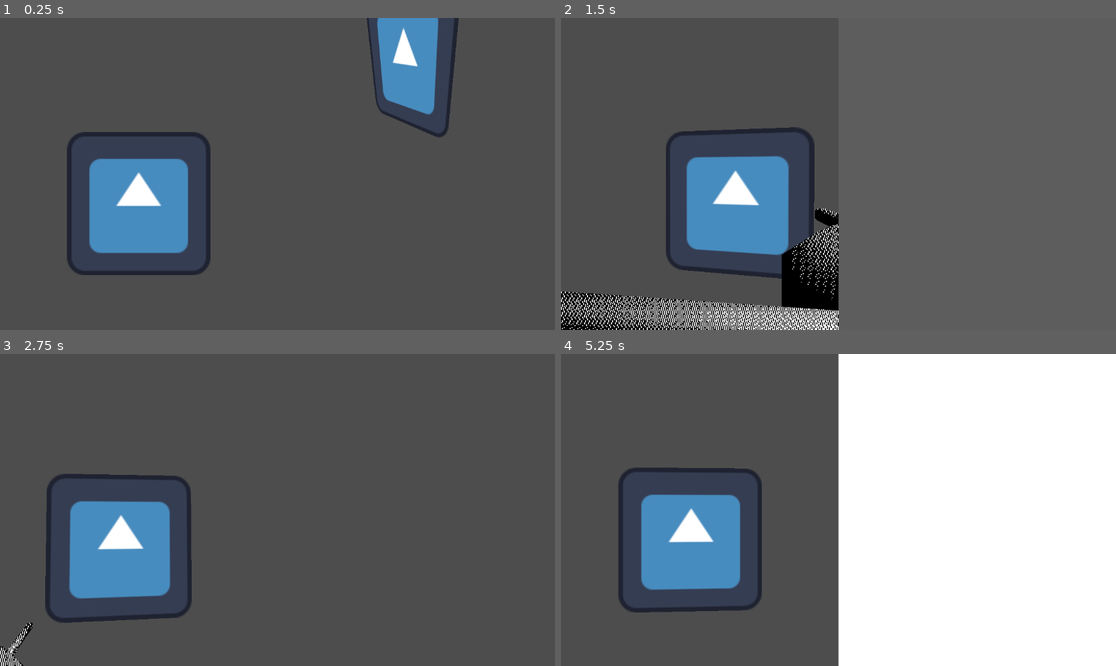
Above: before the commit, frames 1-4 (two rows, left to right).
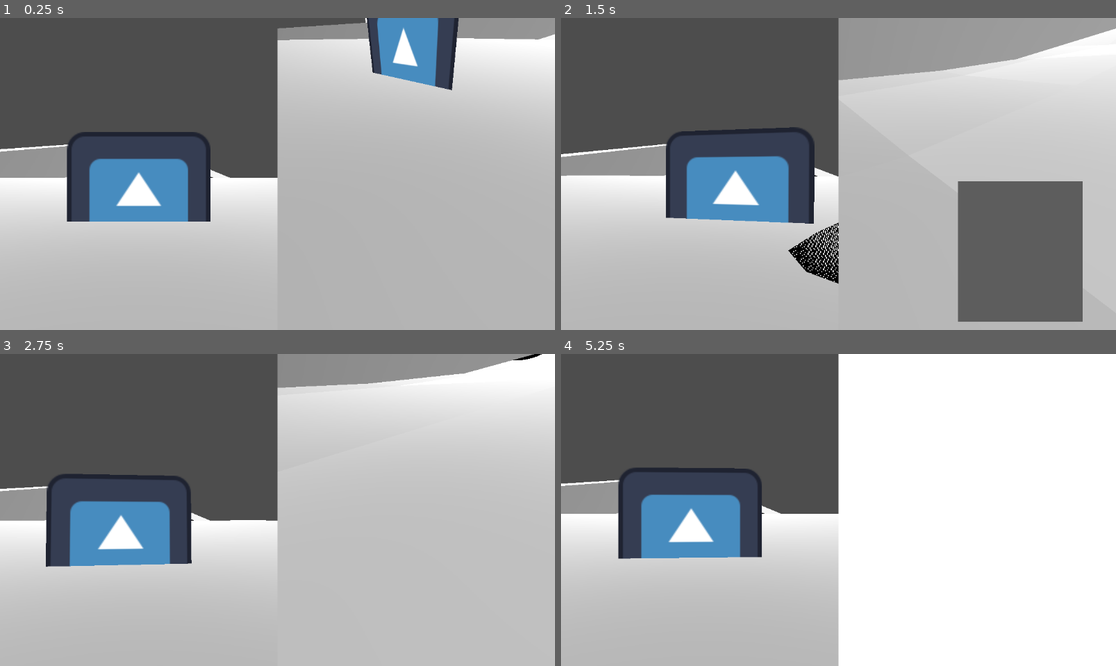
Above: after the commit, the same moments.

Repository: Just-a-Bee/bigfoot
Game: Godot game, scene res://UI Scenes/main.tscn
Same seed, same stepped clock (60 frames per second), same inputs: the game is played once before the commit and once after it. The engine's default icon, where the game draws it, is replaced by a stand-in: a white triangle on a blue panel in a dark square.
Inputs (mouse positions are in pixels of both pictures, inside the frame that each line leads up to):
- Up to frame 1 (0.25 s): no input
- Up to frame 2 (1.5 s): move the mouse to (866, 174) at 0.52 s; hold Space (drone_picture) 0.53-1.28 s; hold W (drone_forward) from 0.53 s (still down); click (866, 174) at 0.67 s; move the mouse to (810, 174) at 1.27 s; click (810, 174) at 1.35 s
- Up to frame 3 (2.75 s): keep holding W (drone_forward); move the mouse to (288, 503) at 2.02 s; hold Space (drone_picture) from 2.03 s (still down)
- Up to frame 4 (5.25 s): keep holding W (drone_forward); move the mouse to (832, 516) at 2.77 s; release Space (drone_picture) at 2.78 s; click (832, 516) at 2.85 s; move the mouse to (877, 513) at 3.52 s; hold Space (drone_picture) 3.53-4.28 s; move the mouse to (794, 506) at 4.27 s; click (794, 506) at 4.35 s; move the mouse to (844, 510) at 5.02 s; hold Space (drone_picture) from 5.03 s (still down); click (844, 510) at 5.17 s

The runs differ from the first frame. In frame 1, 69% of the frame differs, in the area x 0-100%, y 0-100%; in frame 2, 61%; in frame 3, 71%; in frame 4, 22%.

Commit message:
add 3d world scene

Diff:
--- /dev/null
+++ b/3d/3d_world.tscn
@@ -0,0 +1,12 @@
+[gd_scene load_steps=2 format=3 uid="uid://kwp0ri53mvdy"]
+
+[ext_resource type="PackedScene" uid="uid://bsbnwoa3r8w6n" path="res://3d/models/environment.glb" id="1_smo4r"]
+
+[node name="3d world" type="Node3D"]
+transform = Transform3D(1, 0, 0, 0, 1, 0, 0, 0, 1, 0, 10.4662, 6.84407)
+
+[node name="environment" parent="." instance=ExtResource("1_smo4r")]
+transform = Transform3D(1, 0, 0, 0, 1, 0, 0, 0, 1, 0, -15.7791, -31.5828)
+
+[node name="DirectionalLight3D" type="DirectionalLight3D" parent="."]
+transform = Transform3D(1, 0, 0, 0, 0.908238, 0.418454, 0, -0.418454, 0.908238, 0, 0, 0)
--- a/UI Scenes/main.tscn
+++ b/UI Scenes/main.tscn
@@ -1,9 +1,10 @@
-[gd_scene load_steps=11 format=3 uid="uid://c1gv7l3uecjlx"]
+[gd_scene load_steps=12 format=3 uid="uid://c1gv7l3uecjlx"]
 
 [ext_resource type="Texture2D" uid="uid://cm162jcpuu572" path="res://icon.svg" id="1_4x1cm"]
 [ext_resource type="Script" path="res://UI Scenes/main.gd" id="1_s1t7p"]
 [ext_resource type="PackedScene" uid="uid://blec0c2uc3qc6" path="res://Actors/drone.tscn" id="2_a8v2p"]
 [ext_resource type="PackedScene" uid="uid://cel6a6pi3ulqk" path="res://Actors/player.tscn" id="2_b2ier"]
+[ext_resource type="PackedScene" uid="uid://kwp0ri53mvdy" path="res://3d/3d_world.tscn" id="5_yoool"]
 
 [sub_resource type="Gradient" id="Gradient_jlgqq"]
 colors = PackedColorArray(1, 1, 1, 1, 1, 1, 1, 1)
@@ -255,3 +256,5 @@
 libraries = {
 "": SubResource("AnimationLibrary_yu8hd")
 }
+
+[node name="3d world" parent="." instance=ExtResource("5_yoool")]
